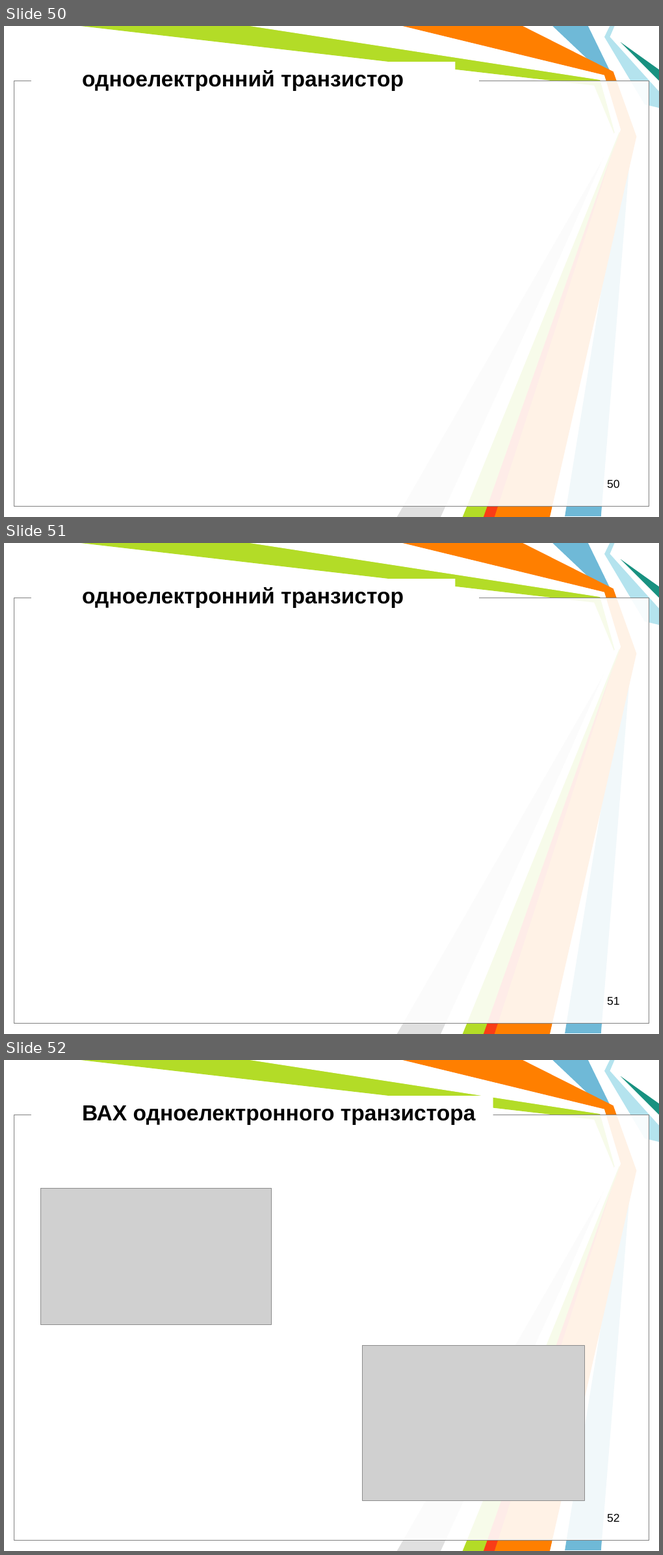
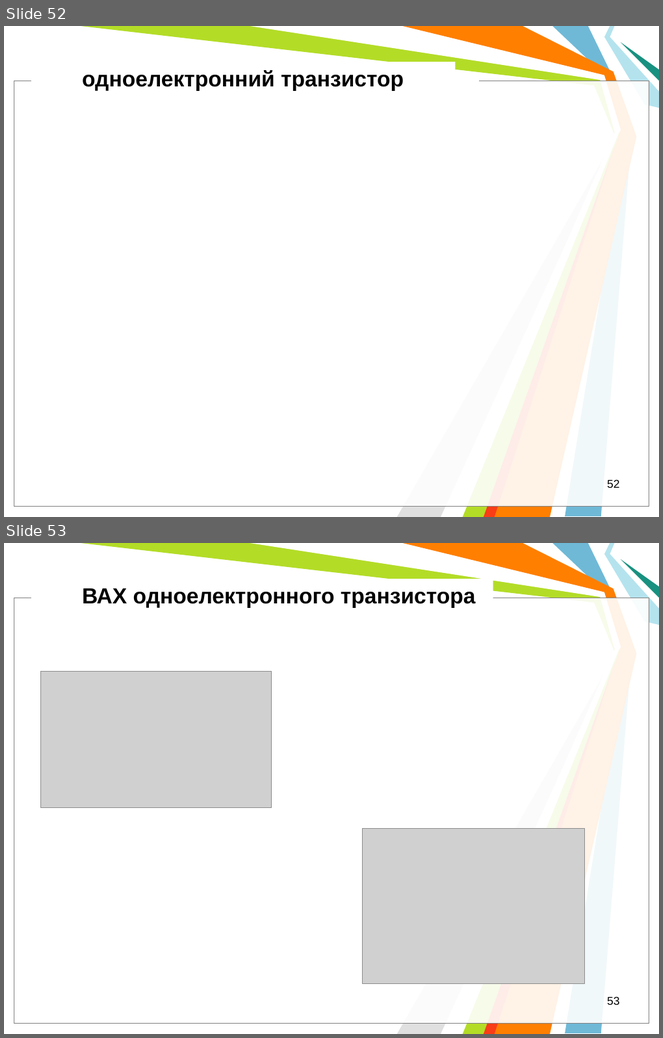
Before and after one commit to l432/NMK, a slide deck: Lecture/Nanoelectronika/Present/NanoelectronV2.ppt. Shown one above the other, each under a label of ours: slides 50, 51 and 52 before the commit, slides 52 and 53 after it. The pictures are 663x1555 and 663x1038 pixels, drawn with LibreOffice and Linux fonts; fonts in the diff are those of the drawing; grey boxes stand for pictures; background and template pictures are left out. Boxes give left, top, right and bottom in pixels: in the first picture for what was removed or moved away, otherwise in the second. Text is boxed around its words. In the diff, an @@ line names an element or a change of style, - is before the commit and + after.

```diff
--- a/Lecture/Nanoelectronika/Present/NanoelectronV2.ppt
+++ b/Lecture/Nanoelectronika/Present/NanoelectronV2.ppt
@@ slide 51 removed at (4,543,659,1034), background #FFFFFF; not listed: 11 template elements that a slide beside it also shows @@
@@ text removed at (82,587,404,608) @@
-одноелектронний транзистор
@@ page number removed at (607,997,620,1005) @@
-51
@@ what was slide 50 is now slide 52 @@
@@ page number at (607,480,620,488): text changed @@
-50
+52
@@ what was slide 52 is now slide 53 @@
@@ page number at (607,997,620,1005): text changed @@
-52
+53
```
Also in this commit, not shown: 3 slides added, 1 other slide removed.
